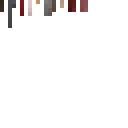
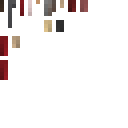
Layers edited between the first and the second 128×128 image:
painted on "Background" over [0, 20, 64, 80]
